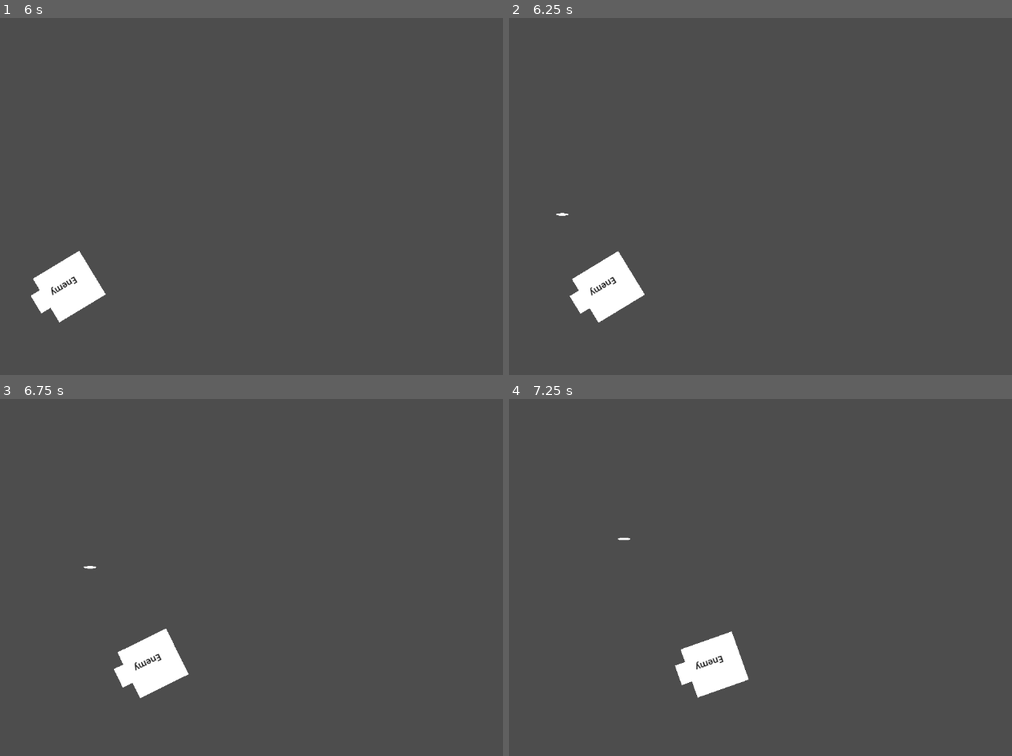
Above: before the commit, frames 1-4 (two rows, left to right).
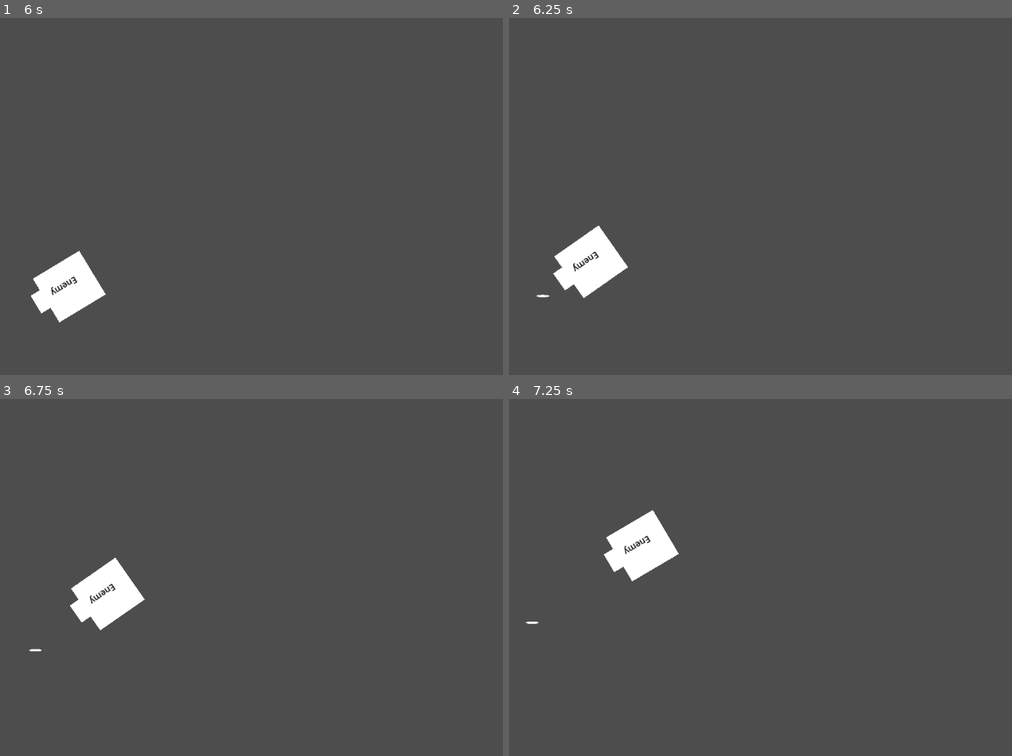
Above: after the commit, the same moments.

Repository: bookworm6/GodsOfPixels
Game: Godot game, scene res://source/main.tscn
Same seed, same stepped clock (60 frames per second), same inputs: the game is played once before the commit and once after it.
Inputs:
- Up to frame 1 (6 s): tap Enter at 0.5, 2.75, 4.25 s; hold A (a) 0.53-1.28 s; tap D (d) at 0.8, 1.35, 3.05, 4.35, 5.3 s; tap S (s) at 1.55, 3.8 s; tap Space (SPACEBAR) at 2, 2.85, 3.5, 5 s; hold S (s) 2.03-2.78 s; tap A (a) at 2.3, 4.55 s; hold A (a) 3.53-4.28 s; hold S (s) 5.03-5.78 s; tap W (w) at 5.85 s
- Up to frame 2 (6.25 s): tap S (s) at 6.05 s
- Up to frame 3 (6.75 s): hold A (a) from 6.53 s (still down)
- Up to frame 4 (7.25 s): keep holding A (a)

Frame 1 is identical in both runs. In frame 2, 2.2% of the frame differs, in the area x 5-27%, y 54-86%; in frame 3, 3.4%, in the area x 5-38%, y 44-84%; in frame 4, 3.4%.

Commit message:
2 things changed
enemy fires without going crazy and actually shoots at the player.

Diff:
--- a/project/source/MAIN.gd
+++ b/project/source/MAIN.gd
@@ -53,7 +53,7 @@
 	var bulletInstance = bulletBase.instantiate()
 	add_child(bulletInstance)
 	#bulletInstance.rotation_degrees = rotation_degrees+90
-	bulletInstance.fireAtTarget(position,targetPosition)
+	bulletInstance.fireAtTarget(position,Character.position)
 
 
 func _on_character_body_2d_player_1_dead():
--- a/project/source/enemy.tscn
+++ b/project/source/enemy.tscn
@@ -8,6 +8,8 @@
 [sub_resource type="BoxMesh" id="BoxMesh_3qiwm"]
 
 [node name="Enemy" type="CharacterBody2D"]
+collision_layer = 4
+collision_mask = 4
 script = ExtResource("1_d1pvh")
 
 [node name="CollisionShape2D" type="CollisionShape2D" parent="."]
